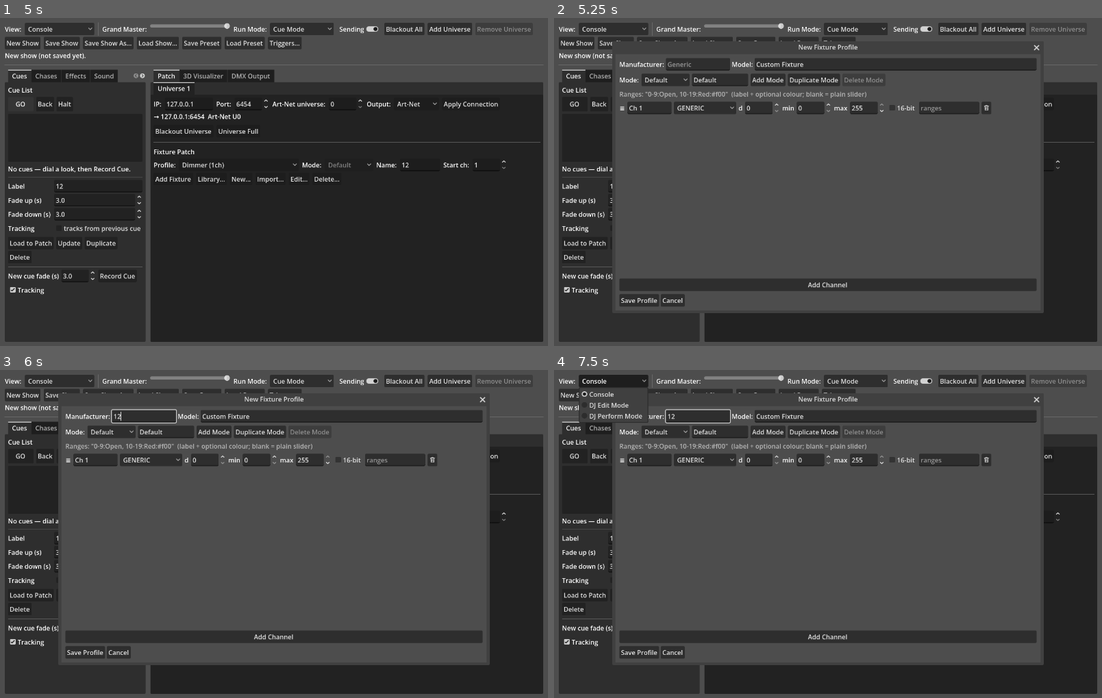
Above: before the commit, frames 1-4 (two rows, left to right).
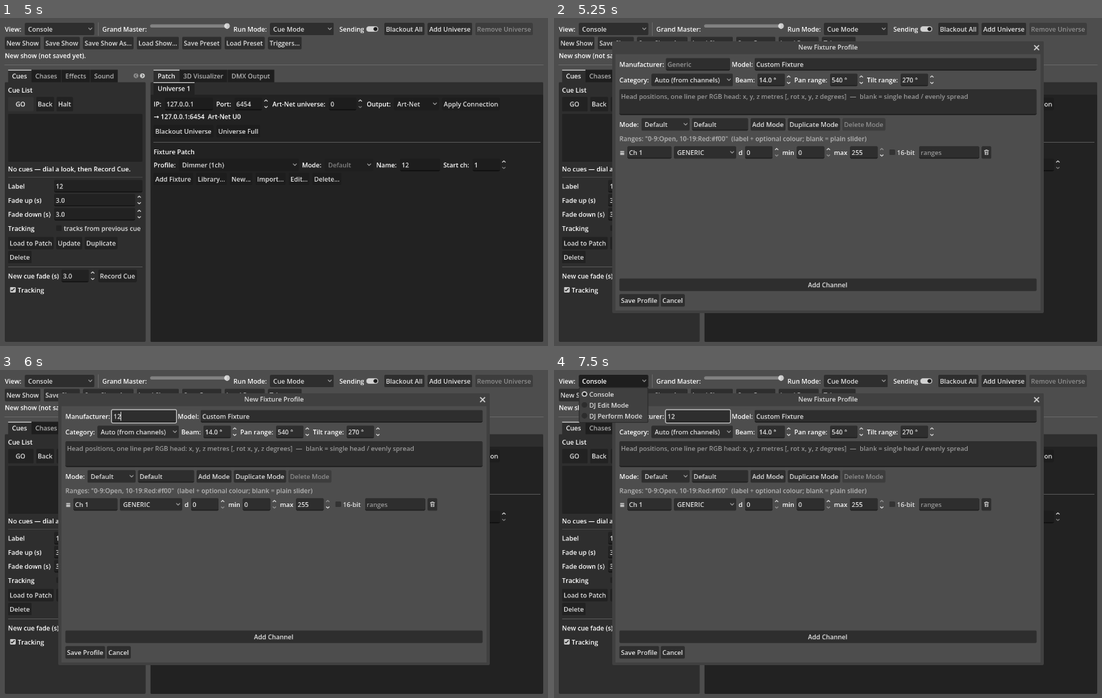
Above: after the commit, the same moments.

Repository: KonajuGames/slight-dmx-controller
Game: Godot game, scene res://main.tscn
Two runs of this game, one before a commit and one after it. Both use one fixed random seed, a clock stepped at 60 frames per second and the inputs below.
Inputs (mouse positions are in pixels of both pictures, inside the frame that each line leads up to):
- Up to frame 1 (5 s): click (98, 185) at 0.52 s; type "12" at 0.6 s; click (421, 165) at 0.75 s; type "12" at 0.83 s; click "New Show" at 1.25 s; click "New Show" at 2 s; click "New Show" at 2.75 s; click "GO" at 3.5 s; click "GO" at 4.25 s
- Up to frame 2 (5.25 s): click "New..." at 5 s
- Up to frame 3 (6 s): click (142, 415) at 5.77 s; type "12" at 5.85 s
- Up to frame 4 (7.5 s): click "New..." at 6.5 s; click "Console" at 7.25 s

Frame 1 is identical in both runs. In frame 2, 8.4% of the frame differs, in the area x 12-88%, y 17-43%; in frame 3, 8.4%; in frame 4, 8.4%.

Commit message:
Edit fixtures' physical parameters in the fixture profile editor
Category, beam angle, pan / tilt range and multi-head positions can now
be set when editing a profile. Saving used to reset them to defaults and
drop an imported GDTF's 3D model; both are kept now.

Co-Authored-By: Claude Opus 5.5 <noreply@anthropic.com>

Diff:
--- a/scripts/dmx_controller.gd
+++ b/scripts/dmx_controller.gd
@@ -2038,6 +2038,46 @@
 
 # ----------------------------------------------------- NEW PROFILE DIALOG --
 
+## The profile editor's Category choices: [physical.category, label].
+## "" lets the visualizer guess from the channel roles.
+const PROFILE_CATEGORIES := [
+	["", "Auto (from channels)"], ["moving_head", "Moving head"], ["wash", "Wash"],
+	["par", "Par"], ["beam", "Beam"], ["strip", "Strip / bar"], ["blinder", "Blinder / strobe"],
+	["generic", "Generic"],
+]
+
+
+## physical.heads as the editor's text: one "x, y, z, rx, ry, rz" line per
+## head (rotation left off when it's all zero).
+func _format_heads(heads: Array) -> String:
+	var lines: PackedStringArray = []
+	for h in heads:
+		var vals: Array = h.slice(0, 3) if h.size() < 6 or (h[3] == 0.0 and h[4] == 0.0 and h[5] == 0.0) else h
+		lines.append(", ".join(vals.map(func(v): return String.num(float(v), 3))))
+	return "\n".join(lines)
+
+
+## Inverse of _format_heads: an Array of heads, or a String saying which
+## line is wrong.
+func _parse_heads_text(text: String):
+	var heads: Array = []
+	var n := 0
+	for line in text.split("\n"):
+		n += 1
+		if line.strip_edges() == "":
+			continue
+		var parts := line.replace(";", ",").split(",", false)
+		var vals: Array = []
+		for p in parts:
+			if not p.strip_edges().is_valid_float():
+				return "Head line %d: \"%s\" isn't a number." % [n, p.strip_edges()]
+			vals.append(p.strip_edges().to_float())
+		if vals.size() != 3 and vals.size() != 6:
+			return "Head line %d needs x, y, z (and optionally rot x, y, z) — it has %d value(s)." % [n, vals.size()]
+		heads.append(vals)
+	return heads
+
+
 ## Turn a "0-9:Open, 10-19:Red:#f00" text field into a ranges array.
 ## Each entry is "lo-hi", optionally ":label", optionally ":colour"
 ## (HTML hex or a named colour, drawn as a swatch in the dropdown).
@@ -2152,6 +2192,49 @@
 		var note := _label("Editing a built-in — Save keeps this as your own copy.")
 		note.modulate = Color(1, 1, 1, 0.6)
 		vbox.add_child(note)
+
+	# --- physical -------------------------------------------------------
+	# The visualizer's and DMX render's hints (FixtureProfile.physical).
+	var phys: Dictionary = existing.physical if editing else FixtureProfile.PHYSICAL_DEFAULT
+	var phys_row := HFlowContainer.new()
+	phys_row.add_theme_constant_override("h_separation", 6)
+	phys_row.add_theme_constant_override("v_separation", 4)
+	phys_row.add_child(_label("Category:"))
+	var cat_opt := OptionButton.new()
+	for c in PROFILE_CATEGORIES:
+		cat_opt.add_item(c[1])
+		if c[0] == String(phys.get("category", "")):
+			cat_opt.selected = cat_opt.item_count - 1
+	phys_row.add_child(cat_opt)
+	var make_phys_spin := func(label: String, v: float, lo: float, hi: float, step: float, tip: String) -> SpinBox:
+		phys_row.add_child(_label(label))
+		var s := SpinBox.new()
+		s.min_value = lo
+		s.max_value = hi
+		s.step = step
+		s.value = v
+		s.suffix = "°"
+		s.tooltip_text = tip
+		phys_row.add_child(s)
+		return s
+	var beam_spin: SpinBox = make_phys_spin.call("Beam:", float(phys.get("beam_deg", 14.0)), 1.0, 120.0, 0.5,
+		"Beam angle")
+	var pan_spin: SpinBox = make_phys_spin.call("Pan range:", float(phys.get("pan_range", 540.0)), 0.0, 1080.0, 1.0,
+		"Pan travel across the whole DMX range")
+	var tilt_spin: SpinBox = make_phys_spin.call("Tilt range:", float(phys.get("tilt_range", 270.0)), 0.0, 540.0, 1.0,
+		"Tilt travel across the whole DMX range")
+	vbox.add_child(phys_row)
+	if editing and not existing.geometry.is_empty():
+		var geo_note := _label("The imported 3D model sets the beam angle in the visualizer.")
+		geo_note.modulate = Color(1, 1, 1, 0.6)
+		vbox.add_child(geo_note)
+
+	# Multi-head fixtures (LED bars, spiders): one line per RGB head.
+	var heads_edit := TextEdit.new()
+	heads_edit.placeholder_text = "Head positions, one line per RGB head: x, y, z metres [, rot x, y, z degrees]  —  blank = single head / evenly spread"
+	heads_edit.custom_minimum_size = Vector2(0, 64)
+	heads_edit.text = _format_heads(phys.get("heads", []))
+	vbox.add_child(heads_edit)
 
 	# --- mode bar -------------------------------------------------------
 	# Channel edits live in modes_data[cur.i]; the on-screen rows
@@ -2425,7 +2508,20 @@
 		var safe_id: String = existing.id if editing \
 			else _unique_profile_id(_safe_profile_id(("%s %s" % [pmaker, pname]).strip_edges()))
 
-		var profile := FixtureProfile.new(safe_id, pname, [], p_modes, {}, pmaker)
+		var heads = _parse_heads_text(heads_edit.text)
+		if heads is String:
+			status_label.text = heads
+			return
+		var p_phys := {
+			"category": PROFILE_CATEGORIES[maxi(cat_opt.selected, 0)][0],
+			"beam_deg": beam_spin.value,
+			"pan_range": pan_spin.value,
+			"tilt_range": tilt_spin.value,
+			"heads": heads,
+		}
+		var profile := FixtureProfile.new(safe_id, pname, [], p_modes, p_phys, pmaker)
+		if editing:
+			profile.geometry = existing.geometry.duplicate(true)   # an imported GDTF's 3D model
 
 		var f := FileAccess.open(PROFILES_DIR + "/%s.json" % safe_id, FileAccess.WRITE)
 		if f:
